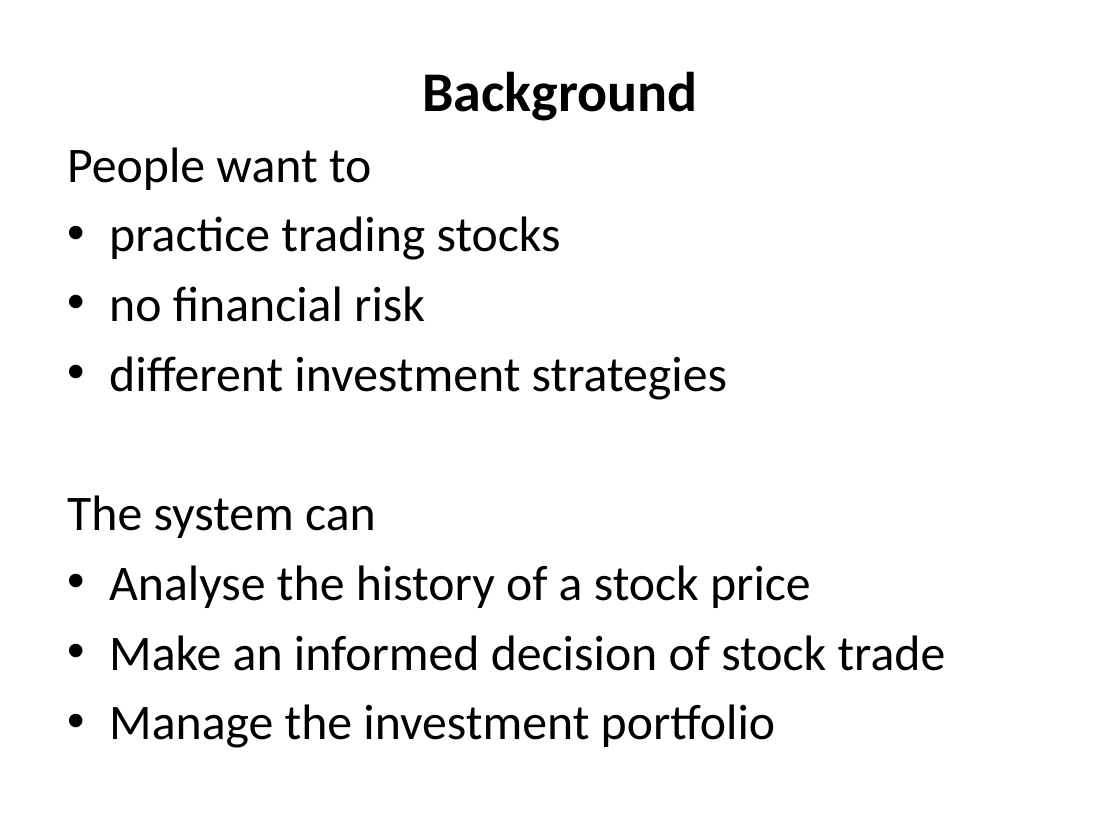
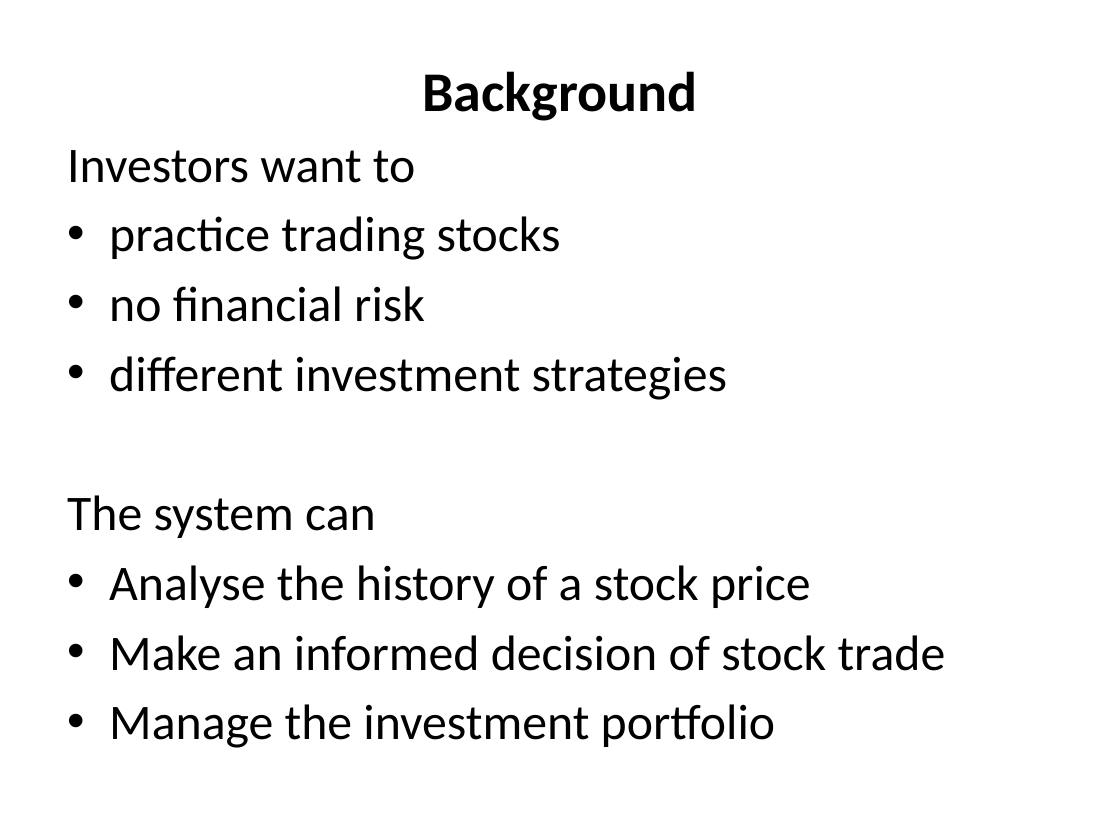
Before and after one commit to IPD8-guofeng/dotnet-group-project, a slide deck: slide 2 of Stock trade and analyst system.pptx. Drawn at 1120x840 pixels with LibreOffice and Linux fonts; fonts in the diff are those of the drawing. Boxes give left, top, right and bottom in pixels: in the first picture for what was removed or moved away, otherwise in the second. Text is boxed around its words. In the diff, an @@ line names an element or a change of style, - is before the commit and + after.

```diff
--- a/Stock trade and analyst system.pptx
+++ b/Stock trade and analyst system.pptx
@@ text at [67, 150, 415, 183]: text changed @@
-People want to
+Investors want to
```
Also in this commit, not shown: 1 other slide changed.
